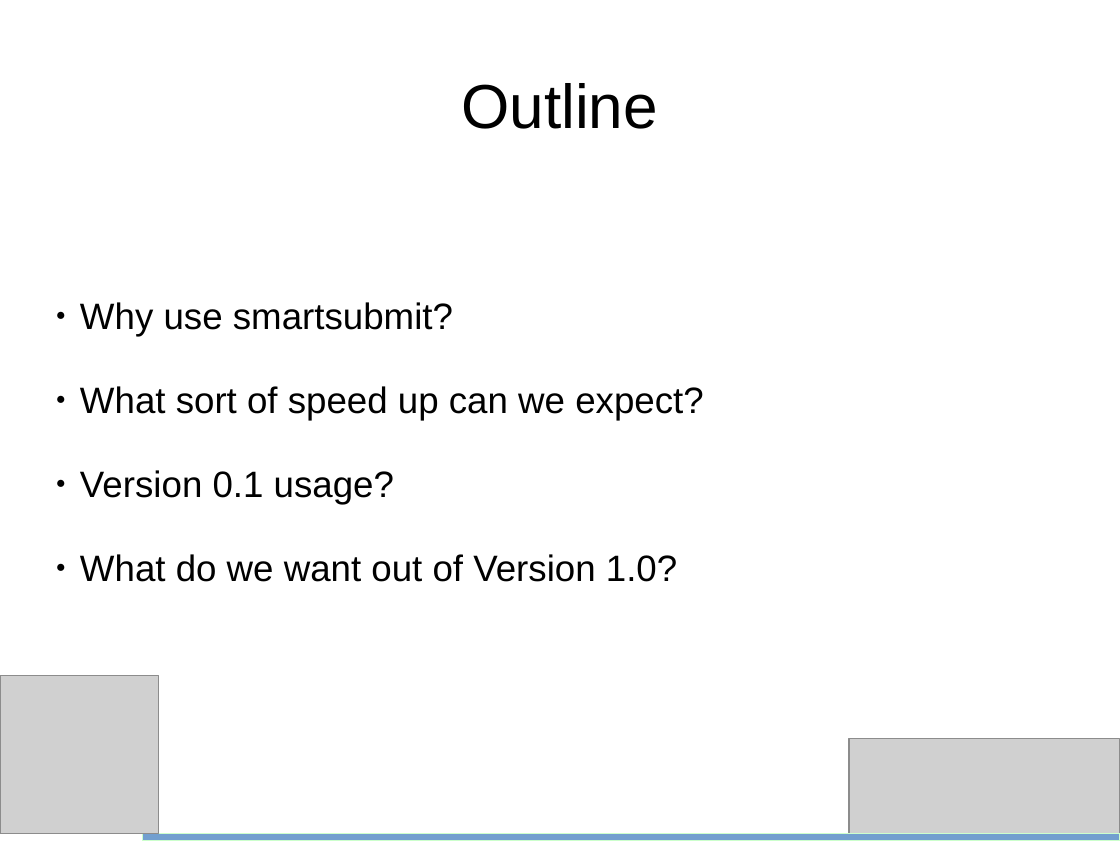
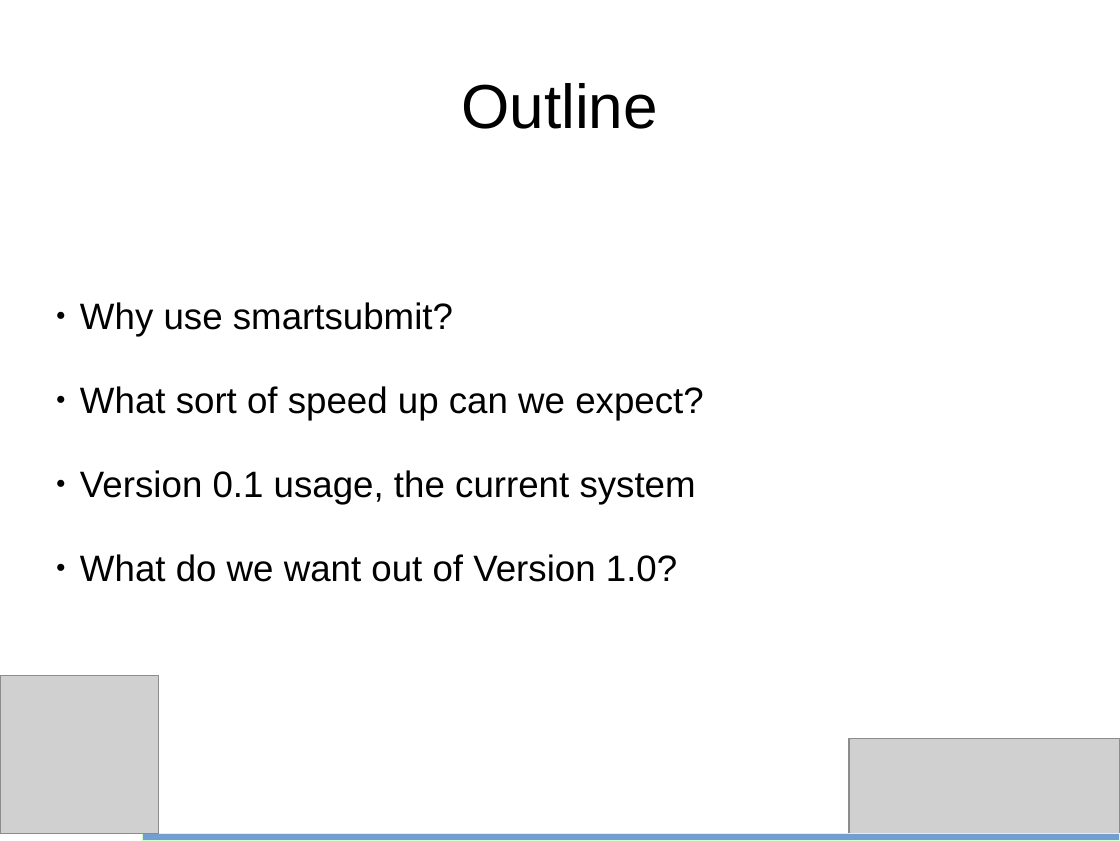
Before and after one commit to bth5032/smartsubmit, a slide deck: slide 2 of smartsubmit_intro.odp. Drawn at 1120x841 pixels with LibreOffice and Linux fonts; fonts in the diff are those of the drawing; grey boxes stand for pictures. Boxes give left, top, right and bottom in pixels: in the first picture for what was removed or moved away, otherwise in the second. Text is boxed around its words. In the diff, an @@ line names an element or a change of style, - is before the commit and + after.

```diff
--- a/smartsubmit_intro.odp
+++ b/smartsubmit_intro.odp
@@ subtitle at [80,470,696,504]: text changed @@
-● Version 0.1 usage?
+● Version 0.1 usage, the current system
```
Also in this commit, not shown: 1 other slide changed, 2 slides added, 1 slide removed, 1 other file.
